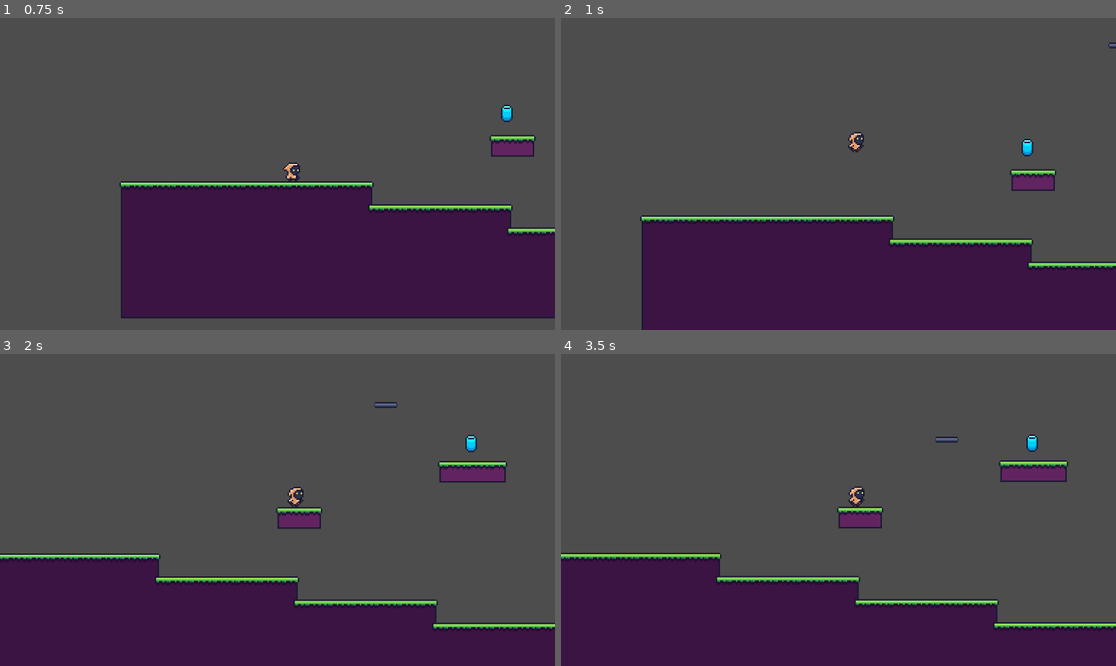
Above: before the commit, frames 1-4 (two rows, left to right).
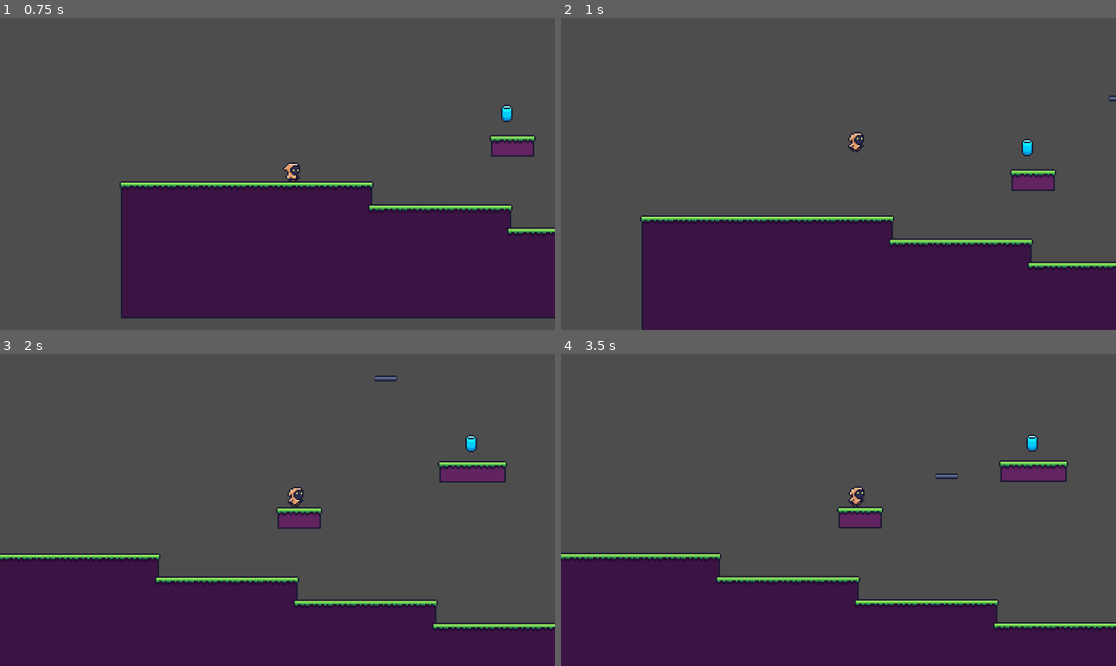
Above: after the commit, the same moments.

Repository: Sabbathycal/Project_Assassin
Game: Godot game, scene res://Assets/Scenes/gameplay.tscn
Same seed, same stepped clock (60 frames per second), same inputs: the game is played once before the commit and once after it.
Inputs:
- Up to frame 1 (0.75 s): hold D (move_right) from 0.53 s (still down)
- Up to frame 2 (1 s): keep holding D (move_right); tap Space (jump) at 0.77 s
- Up to frame 3 (2 s): keep holding D (move_right); tap Space (jump) at 1.52 s
- Up to frame 4 (3.5 s): release D (move_right) at 2.03 s; hold A (move_left) 2.03-2.78 s; hold D (move_right) from 2.78 s (still down); tap Space (jump) at 3.02 s

Frame 1 is identical in both runs. In frame 2, less than 0.1% of the frame differs, in the area x 98-100%, y 7-27%; in frame 3, 0.2%, in the area x 67-72%, y 6-18%; in frame 4, 0.2%.

Commit message:
health_bar fixed (ish)

Diff:
--- a/Assets/Scenes/player.tscn
+++ b/Assets/Scenes/player.tscn
@@ -1,9 +1,11 @@
-[gd_scene load_steps=12 format=3 uid="uid://cj0lm1grwrbgm"]
+[gd_scene load_steps=14 format=3 uid="uid://cj0lm1grwrbgm"]
 
 [ext_resource type="Texture2D" uid="uid://bjehg1w5bsdo5" path="res://Assets/Sprites/player.png" id="1_6cd4h"]
 [ext_resource type="Script" uid="uid://dcrls1u3lp0iw" path="res://Assets/Scripts/player_controller.gd" id="1_7dd06"]
 [ext_resource type="Script" uid="uid://b2iyr7l6x5fls" path="res://Assets/Scripts/player_animator.gd" id="2_38rej"]
-[ext_resource type="Script" uid="uid://crllt0e7ysih1" path="res://Assets/Scripts/health_bar.gd" id="4_t1xgp"]
+[ext_resource type="Texture2D" uid="uid://b7q7dqagf2wc7" path="res://Assets/Sprites/progressBar/progress bar most rounded under.png" id="4_w3t24"]
+[ext_resource type="Texture2D" uid="uid://coue7tdibwki3" path="res://Assets/Sprites/progressBar/progress bar most rounded over.png" id="5_c3tg1"]
+[ext_resource type="Texture2D" uid="uid://bcdgy5j1fkj11" path="res://Assets/Sprites/progressBar/progress bar most rounded progress red.png" id="6_lerqx"]
 
 [sub_resource type="Animation" id="Animation_38rej"]
 length = 0.001
@@ -130,13 +132,20 @@
 region_enabled = true
 region_rect = Rect2(0, 0, 16, 16)
 
+[node name="CanvasLayer" type="CanvasLayer" parent="."]
+layer = 0
+
+[node name="TextureProgressBar" type="TextureProgressBar" parent="CanvasLayer"]
+offset_left = -4.0
+offset_top = -18.0
+offset_right = 28.0
+offset_bottom = -10.0
+scale = Vector2(0.28408164, 0.4045156)
+value = 100.0
+texture_under = ExtResource("4_w3t24")
+texture_over = ExtResource("5_c3tg1")
+texture_progress = ExtResource("6_lerqx")
+
 [node name="CollisionShape2D" type="CollisionShape2D" parent="."]
 position = Vector2(0, -6)
 shape = SubResource("CapsuleShape2D_7dd06")
-
-[node name="CanvasLayer" type="CanvasLayer" parent="."]
-
-[node name="TextureProgressBar" type="TextureProgressBar" parent="CanvasLayer"]
-offset_top = -40.0
-offset_right = 40.0
-script = ExtResource("4_t1xgp")
--- a/Assets/Scripts/health_bar.gd
+++ b/Assets/Scripts/health_bar.gd
@@ -7,8 +7,11 @@
 @onready var healthbar = $CanvasLayer/TextureProgressBar
 
 func _ready():
-	healthbar.max_value = max_health
-	healthbar.value = health
+	if healthbar:
+		healthbar.max_value = max_health
+		healthbar.value = health
+	else:
+		print('Error: TextureProgressBar no encontrado (NODO)')
 
 
 func take_damage(amount: int):
--- a/Assets/Scripts/moving_platform.gd
+++ b/Assets/Scripts/moving_platform.gd
@@ -4,7 +4,7 @@
 
 
 @export var path_time = 1.0
-@export var ease : Tween.EaseType
+@export var ease_type : Tween.EaseType
 @export var transtition : Tween.TransitionType
 @export var path_follow_2d : PathFollow2D
 
@@ -15,5 +15,5 @@
 
 func move_tween():
 	var tween = get_tree().create_tween().set_loops()
-	tween.tween_property(path_follow_2d, "progress_ratio",1.0, path_time).set_ease(ease).set_trans(transtition)
-	tween.tween_property(path_follow_2d, "progress_ratio",0.0, path_time).set_ease(ease).set_trans(transtition)
+	tween.tween_property(path_follow_2d, "progress_ratio",1.0, path_time).set_ease(ease_type).set_trans(transtition)
+	tween.tween_property(path_follow_2d, "progress_ratio",0.0, path_time).set_ease(ease_type).set_trans(transtition)
--- a/Assets/Scripts/player_controller.gd
+++ b/Assets/Scripts/player_controller.gd
@@ -16,8 +16,31 @@
 var jump_mult = -30.0
 var direction = 0
 
-#const SPEED = 100.0
-#const JUMP_VELOCITY = -400.0
+@export var max_health: int = 100
+var health: int = max_health
+
+@onready var healthbar = $CanvasLayer/TextureProgressBar
+
+func _ready():
+	if healthbar:
+		healthbar.max_value = max_health
+		healthbar.value = health
+	else:
+		print('Error: TextureProgressBar no encontrado (NODO)')
+
+
+func take_damage(amount: int):
+	health = clamp(health - amount, 0, max_health)
+	healthbar.value = health
+
+	if health <= 0:
+		die()
+
+
+func die():
+	print ('Player Died')
+	queue_free()
+
 
 func _input(event):
 		# Handle jump.
Binary file added: Assets/Sprites/progressBar/progress bar most rounded over.png
Not shown, added: Assets/Sprites/progressBar/progress bar most rounded over.png.import
Binary file added: Assets/Sprites/progressBar/progress bar most rounded progress red.png
Not shown, added: Assets/Sprites/progressBar/progress bar most rounded progress red.png.import
Binary file added: Assets/Sprites/progressBar/progress bar most rounded under.png
Not shown, added: Assets/Sprites/progressBar/progress bar most rounded under.png.import
